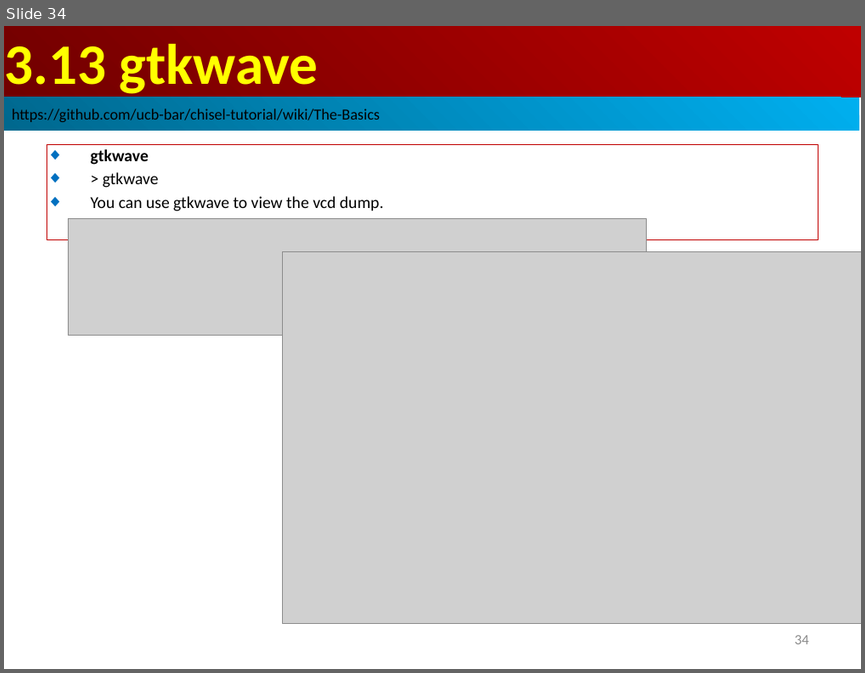
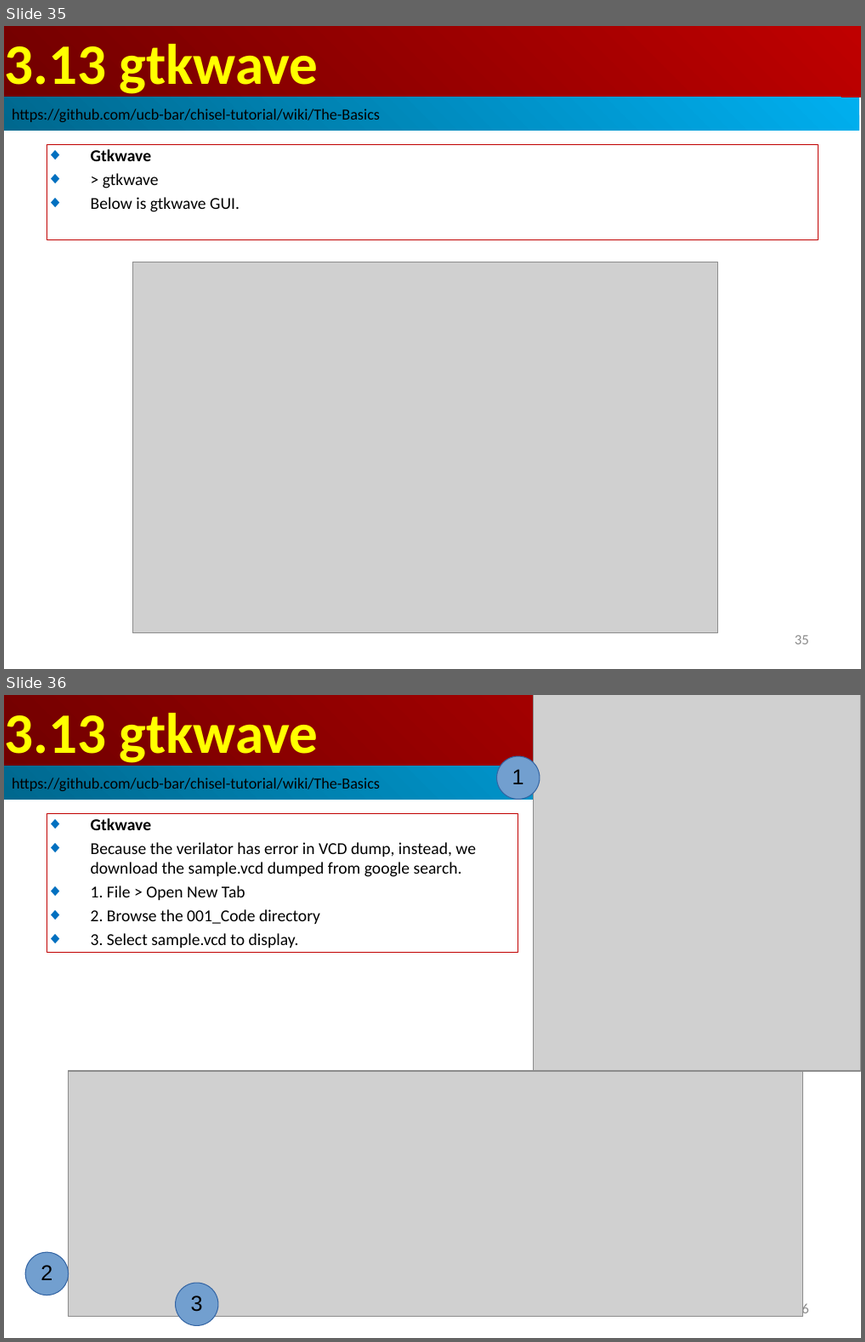
Before and after one commit to peterhchen/AIU_CS800_Chisel, a slide deck: 700_Chisel_Tut/003_Basic/000_Video/003_Basics.ppt. Shown one above the other, each under a label of ours: slide 34 before the commit, slides 35 and 36 after it. The pictures are 865x673 and 865x1342 pixels, drawn with LibreOffice and Linux fonts; fonts in the diff are those of the drawing; grey boxes stand for pictures. Boxes give left, top, right and bottom in pixels: in the first picture for what was removed or moved away, otherwise in the second. Text is boxed around its words. In the diff, an @@ line names an element or a change of style, - is before the commit and + after.

```diff
--- a/700_Chisel_Tut/003_Basic/000_Video/003_Basics.ppt
+++ b/700_Chisel_Tut/003_Basic/000_Video/003_Basics.ppt
@@ slide 36 added at <box>4,695,861,1338</box>, background #FFFFFF @@
@@ rectangle added at <box>5,695,861,766</box>, fill gradient #BF0000 to #710000, 48 pt, text #FFFF00, bold @@
+3.13 gtkwave
@@ picture added at <box>534,695,861,1071</box> @@
@@ rectangle added at <box>4,766,859,800</box>, fill gradient #00AFEF to #00688E, 13 pt, text #000000 @@
+https://github.com/ucb-bar/chisel-tutorial/wiki/The-Basics
@@ ellipse added at <box>497,757,540,800</box>, fill #729FCF, outline #3465A4 0.74 pt, 18 pt, text #000000 @@
+1
@@ rectangle added at <box>46,813,518,952</box>, outline #C00000 0.74 pt, 14 pt, text #000000 @@
+◆ Gtkwave
+◆ Because the verilator has error in VCD dump, instead, we download the sample.vcd dumped from google search.
+◆ 1. File > Open New Tab
+◆ 2. Browse the 001_Code directory
+◆ 3. Select sample.vcd to display.
@@ picture added at <box>69,1072,802,1316</box> @@
@@ ellipse added at <box>25,1252,69,1295</box>, fill #729FCF, outline #3465A4 0.74 pt, 18 pt, text #000000 @@
+2
@@ ellipse added at <box>176,1282,218,1326</box>, fill #729FCF, outline #3465A4 0.74 pt, 18 pt, text #000000 @@
+3
@@ page number added at <box>794,1301,809,1316</box>, 12 pt, text #8B8B8B @@
+36
@@ what was slide 34 is now slide 35 @@
@@ slide 35 changed as well @@
@@ text in rectangle at <box>91,149,152,161</box>: text changed @@
-◆ gtkwave
+◆ Gtkwave
@@ text in rectangle at <box>91,197,239,212</box>: text changed @@
-◆ You can use gtkwave to view the vcd dump.
+◆ Below is gtkwave GUI.
@@ picture removed at <box>69,219,647,335</box> @@
@@ picture: place and size @@
-picture at <box>283,251,861,623</box>
+picture at <box>132,261,717,633</box>
@@ page number at <box>794,635,809,644</box>: text changed @@
-34
+35
```
Also in this commit, not shown: 1 other slide changed, 1 other slide added.
